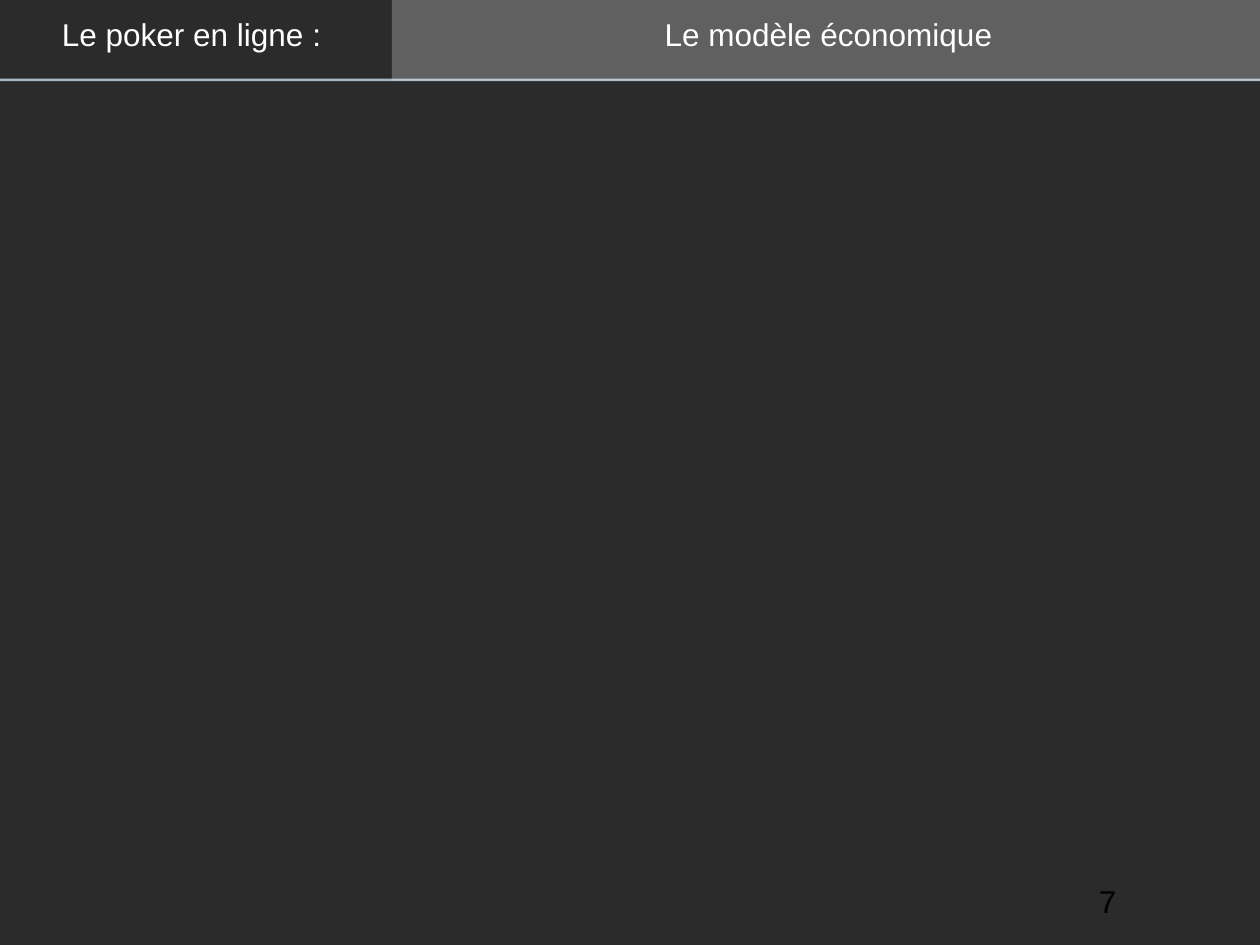
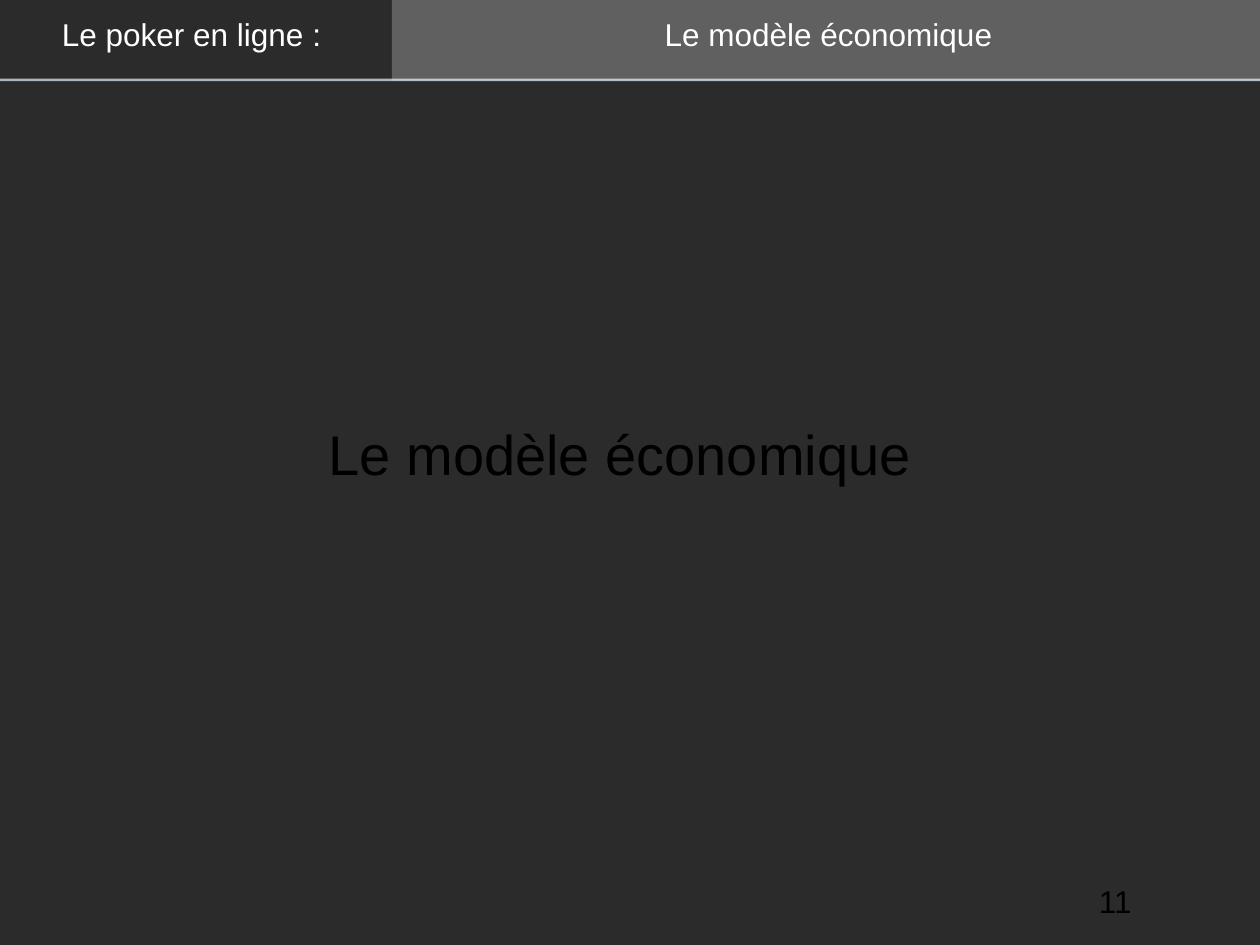
Before and after one commit to OlivierK/economie, a slide deck: slide 11 of presentation.odp (slide 7 before the commit). Drawn at 1260x945 pixels with LibreOffice and Linux fonts; fonts in the diff are those of the drawing; background and template pictures are left out; a plain dark background stands for a picture behind light text. Boxes give left, top, right and bottom in pixels: in the first picture for what was removed or moved away, otherwise in the second. Text is boxed around its words. In the diff, an @@ line names an element or a change of style, - is before the commit and + after.

```diff
--- a/presentation.odp
+++ b/presentation.odp
@@ text added at (329, 434, 911, 485), 32 pt, text #000000 @@
+Le modèle économique
@@ page number at (1099, 892, 1132, 913): text changed @@
-7
+11
```
Also in this commit, not shown: 10 other slides changed, 8 slides added.
